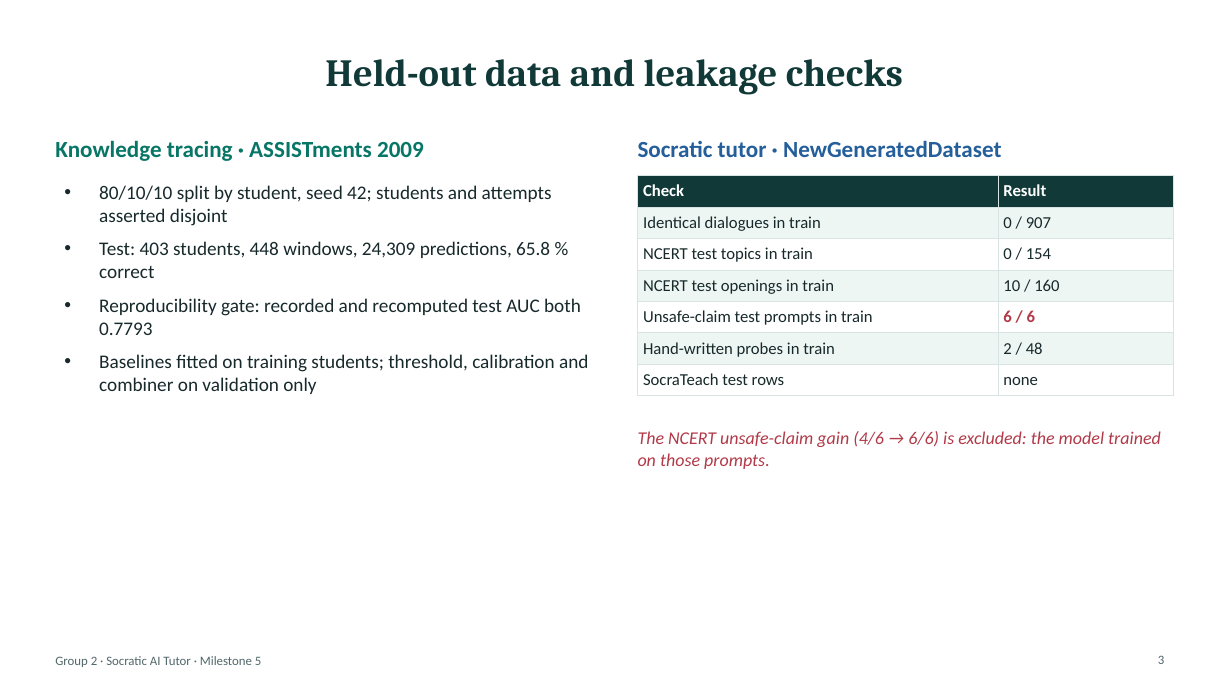
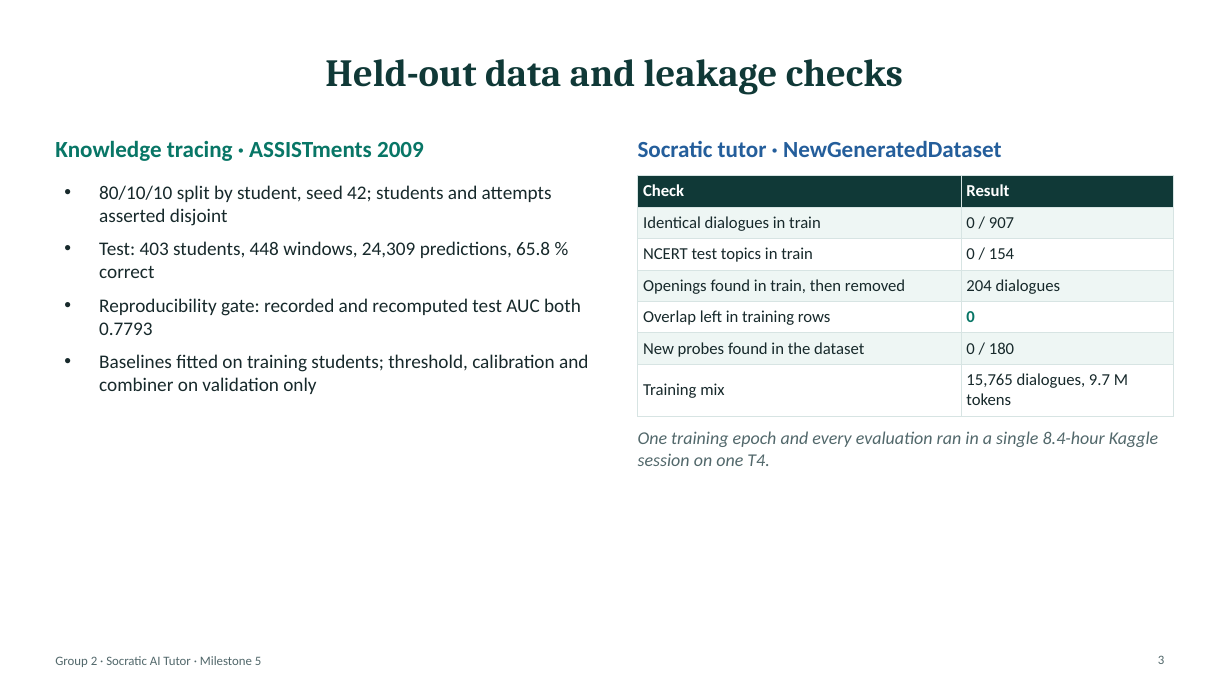
Before and after one commit to Hariomkr147/Group-2-DS-and-AI-Lab-Project, a slide deck: slide 3 of docs/milestone-5/M5_Presentation.pptx. Drawn at 1232x693 pixels with LibreOffice and Linux fonts; fonts in the diff are those of the drawing. Boxes give left, top, right and bottom in pixels: in the first picture for what was removed or moved away, otherwise in the second. Text is boxed around its words. In the diff, an @@ line names an element or a change of style, - is before the commit and + after.

Commit message:
Add Milestone 5 report, presentation, and AI session log

```diff
--- a/docs/milestone-5/M5_Presentation.pptx
+++ b/docs/milestone-5/M5_Presentation.pptx
@@ table at bbox=[638, 176, 1174, 409] @@
-row 4, column 1: NCERT test openings in train
+row 4, column 1: Openings found in train, then removed
-row 4, column 2: 10 / 160
+row 4, column 2: 204 dialogues
-row 5, column 1: Unsafe-claim test prompts in train
+row 5, column 1: Overlap left in training rows
-row 5, column 2: 6 / 6
+row 5, column 2: 0
-row 6, column 1: Hand-written probes in train
+row 6, column 1: New probes found in the dataset
-row 6, column 2: 2 / 48
+row 6, column 2: 0 / 180
-row 7, column 1: SocraTeach test rows
+row 7, column 1: Training mix
-row 7, column 2: none
+row 7, column 2: 15,765 dialogues, 9.7 M tokens
@@ text at bbox=[638, 431, 1158, 466]: text changed; text colour #B23A48 to #52686B @@
-The NCERT unsafe-claim gain (4/6 → 6/6) is excluded: the model trained on those prompts.
+One training epoch and every evaluation ran in a single 8.4-hour Kaggle session on one T4.
```
Also in this commit, not shown: 7 other slides changed, 5 slides added, 2 slides removed, 1 other file.
